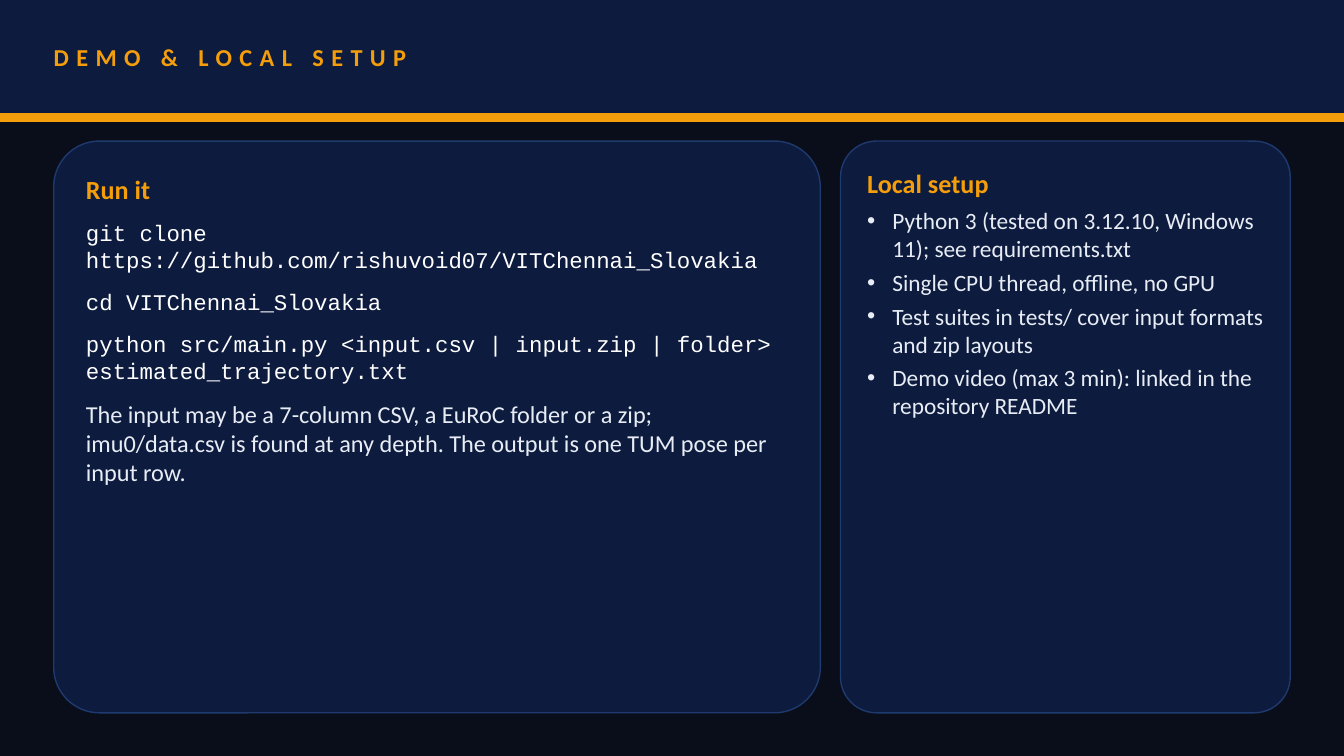
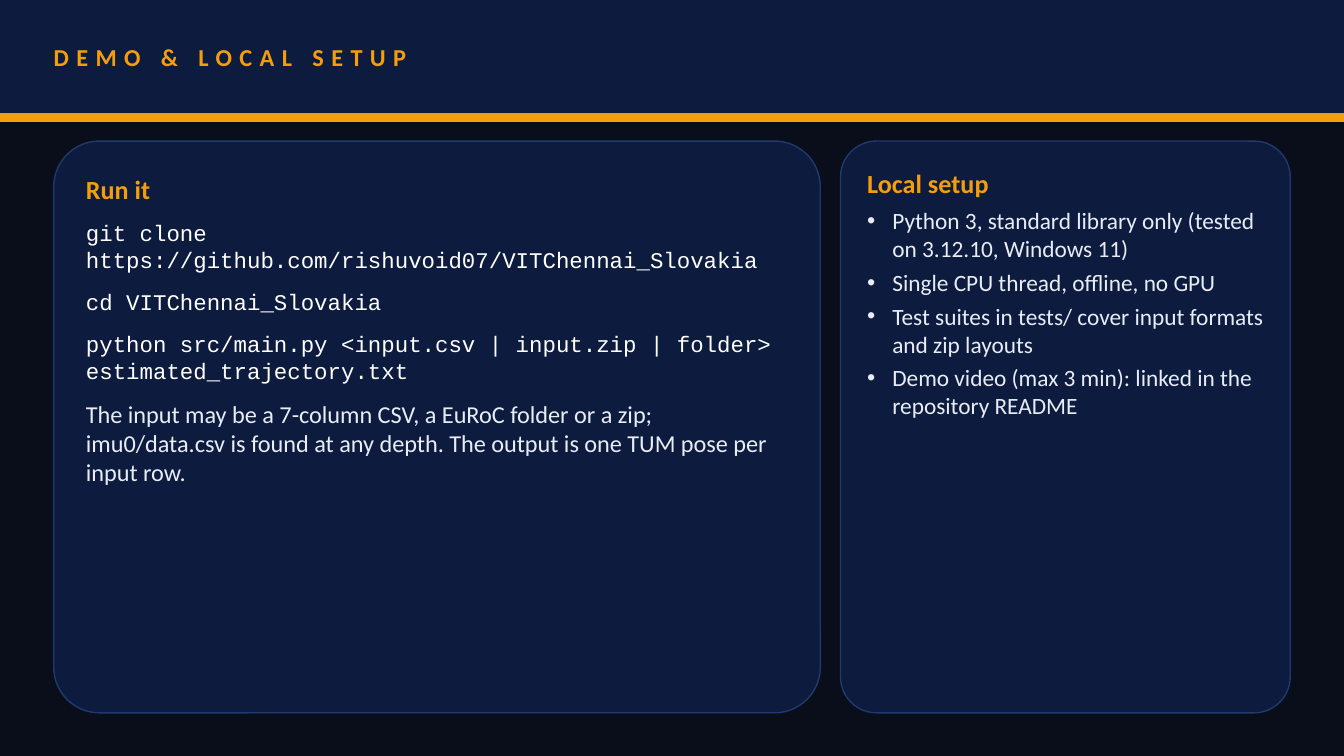
Before and after one commit to rishuvoid07/VITChennai_Shade, a slide deck: slide 7 of presentation/VITChennai_Slovakia.pptx. Drawn at 1344x756 pixels with LibreOffice and Linux fonts; fonts in the diff are those of the drawing. Boxes give left, top, right and bottom in pixels: in the first picture for what was removed or moved away, otherwise in the second. Text is boxed around its words. In the diff, an @@ line names an element or a change of style, - is before the commit and + after.

```diff
--- a/presentation/VITChennai_Slovakia.pptx
+++ b/presentation/VITChennai_Slovakia.pptx
@@ text in rounded rectangle at (892, 212, 1254, 260): text changed @@
-• Python 3 (tested on 3.12.10, Windows 11); see requirements.txt
+• Python 3, standard library only (tested on 3.12.10, Windows 11)
```
Also in this commit, not shown: 2 other slides changed, 6 other files.
